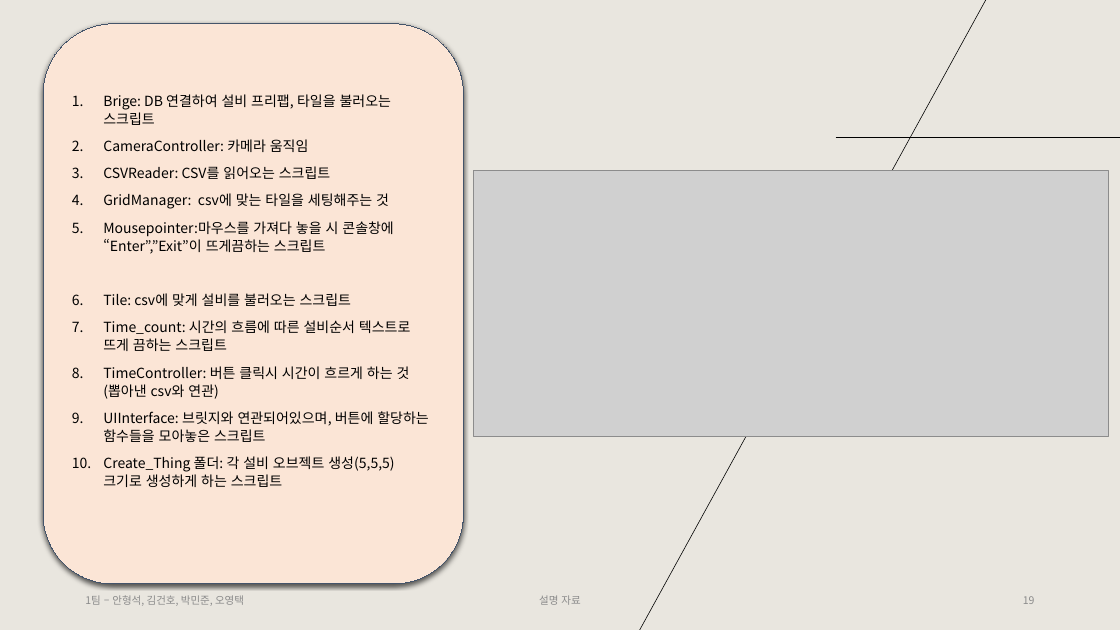
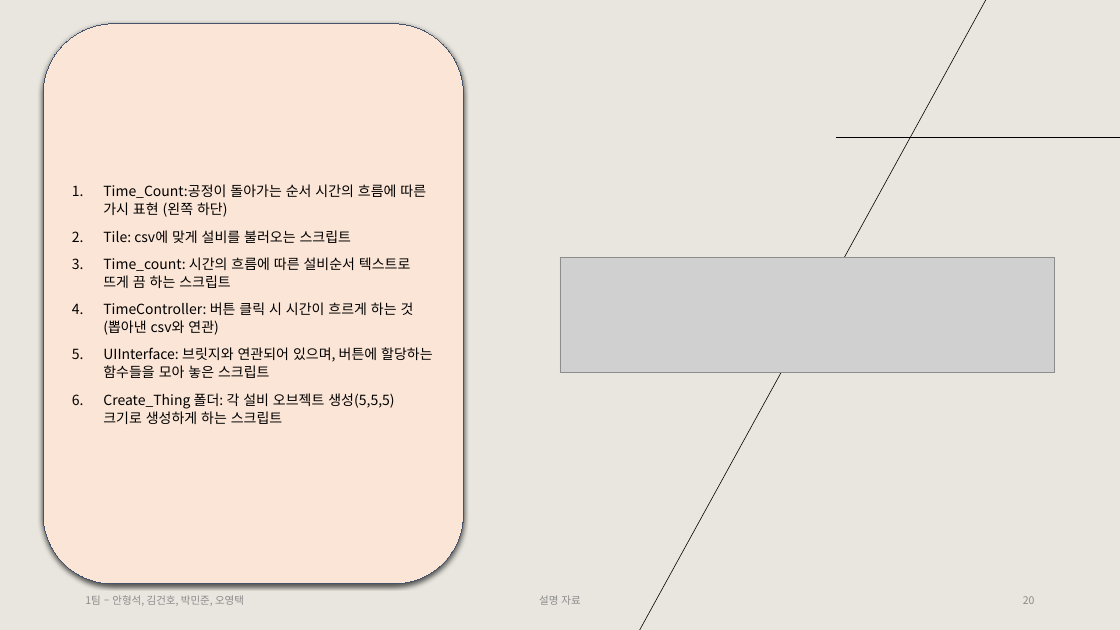
Before and after one commit to Tentailsahri/DT_FINAL_Project, a slide deck: slide 20 of 문서/시나리오에 따른 공정 시뮬레이션 발표 - 김건호.pptx (slide 19 before the commit). Drawn at 1120x630 pixels with LibreOffice and Linux fonts; fonts in the diff are those of the drawing; grey boxes stand for pictures. Boxes give left, top, right and bottom in pixels: in the first picture for what was removed or moved away, otherwise in the second. Text is boxed around its words. In the diff, an @@ line names an element or a change of style, - is before the commit and + after.

```diff
--- a/문서/시나리오에 따른 공정 시뮬레이션 발표 - 김건호.pptx
+++ b/문서/시나리오에 따른 공정 시뮬레이션 발표 - 김건호.pptx
@@ picture removed at (x1=473, y1=171, x2=1108, y2=437) @@
@@ text in rounded rectangle at (x1=103, y1=184, x2=426, y2=217): text changed @@
-1. Brige: DB 연결하여 설비 프리팹, 타일을 불러오는 스크립트
-2. CameraController: 카메라 움직임
-3. CSVReader: CSV를 읽어오는 스크립트
-4. GridManager: csv에 맞는 타일을 세팅해주는 것
-5. Mousepointer:마우스를 가져다 놓을 시 콘솔창에 “Enter”,”Exit”이 뜨게끔하는 스크립트
+1. Time_Count:공정이 돌아가는 순서 시간의 흐름에 따른 가시 표현 (왼쪽 하단)
@@ text in rounded rectangle at (x1=103, y1=257, x2=432, y2=378): spaces changed @@
-7. Time_count: 시간의 흐름에 따른 설비순서 텍스트로 뜨게 끔하는 스크립트
-8. TimeController: 버튼 클릭시 시간이 흐르게 하는 것(뽑아낸 csv와 연관)
-9. UIInterface: 브릿지와 연관되어있으며, 버튼에 할당하는 함수들을 모아놓은 스크립트
+3. Time_count: 시간의 흐름에 따른 설비순서 텍스트로 뜨게 끔 하는 스크립트
+4. TimeController: 버튼 클릭 시 시간이 흐르게 하는 것(뽑아낸 csv와 연관)
+5. UIInterface: 브릿지와 연관되어 있으며, 버튼에 할당하는 함수들을 모아 놓은 스크립트
@@ picture added at (x1=560, y1=258, x2=1054, y2=372) @@
@@ page number at (x1=1023, y1=596, x2=1035, y2=604): text changed @@
-19
+20
```
Also in this commit, not shown: 5 other slides changed, 5 slides added, 1 other file.
